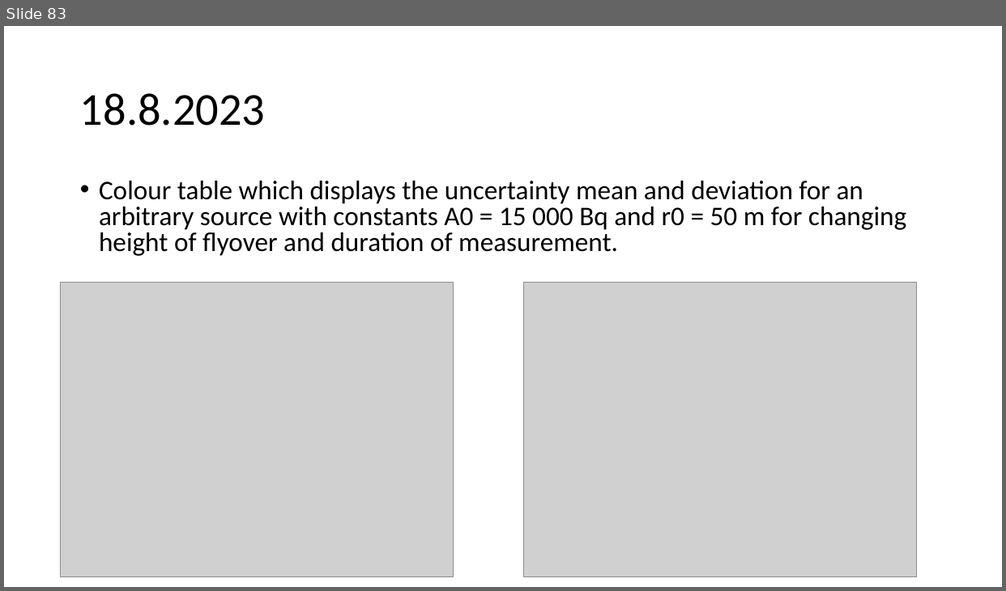
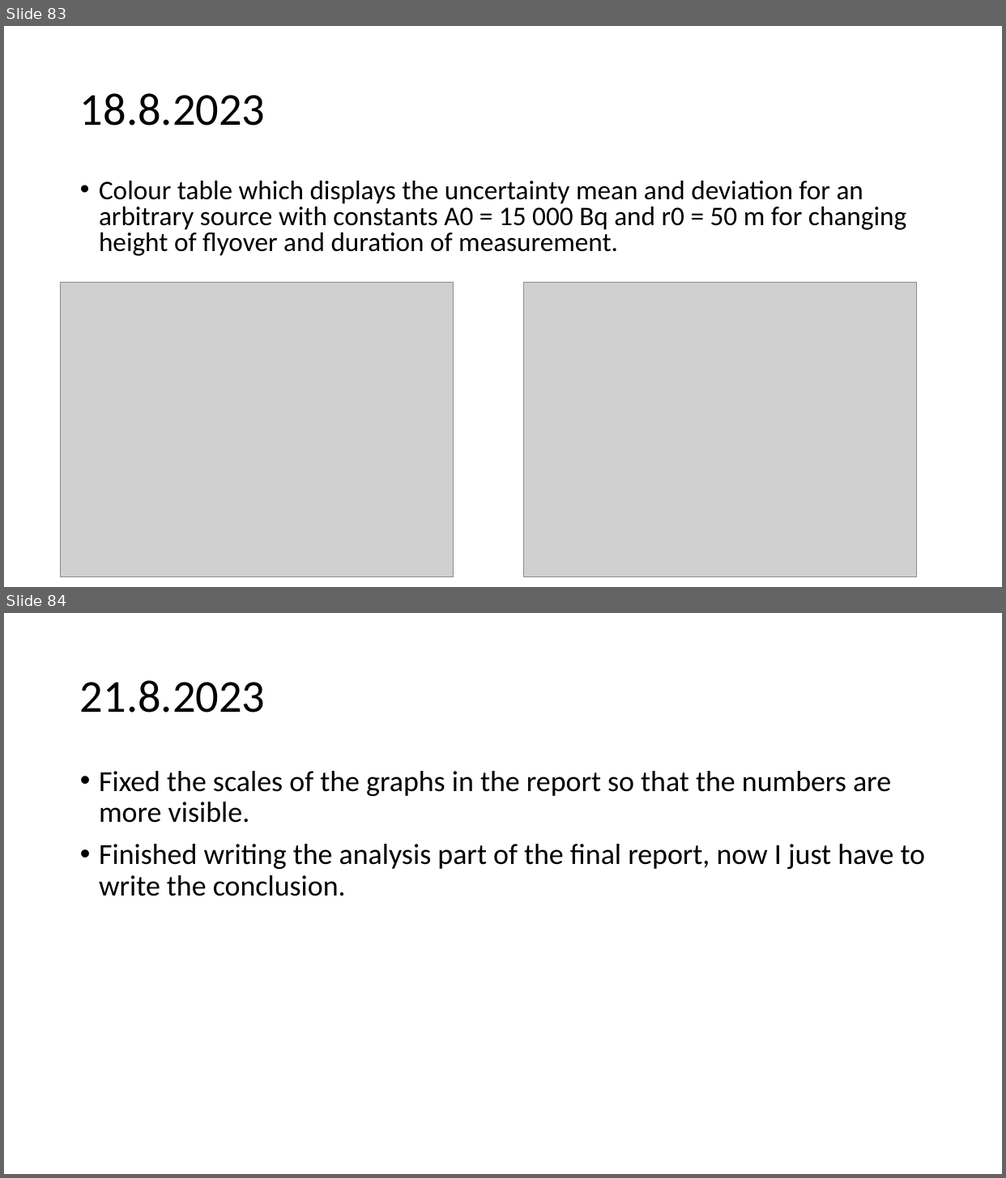
Before and after one commit to urhtrinko/DroneRadioactivity_student_job, a slide deck: reports/work_diary.pptx. Shown one above the other, each under a label of ours: slide 83 before the commit, slides 83 and 84 after it. The pictures are 1006x591 and 1006x1178 pixels, drawn with LibreOffice and Linux fonts; fonts in the diff are those of the drawing; grey boxes stand for pictures. Boxes give left, top, right and bottom in pixels: in the first picture for what was removed or moved away, otherwise in the second. Text is boxed around its words. In the diff, an @@ line names an element or a change of style, - is before the commit and + after.

```diff
--- a/reports/work_diary.pptx
+++ b/reports/work_diary.pptx
@@ slide 84 added at (x1=4, y1=613, x2=1002, y2=1174), background #FFFFFF @@
@@ title added at (x1=80, y1=680, x2=266, y2=713), 44 pt, text #000000 @@
+21.8.2023
@@ text added at (x1=99, y1=771, x2=926, y2=897), 28 pt, text #000000 @@
+• Fixed the scales of the graphs in the report so that the numbers are more visible.
+• Finished writing the analysis part of the final report, now I just have to write the conclusion.
```
